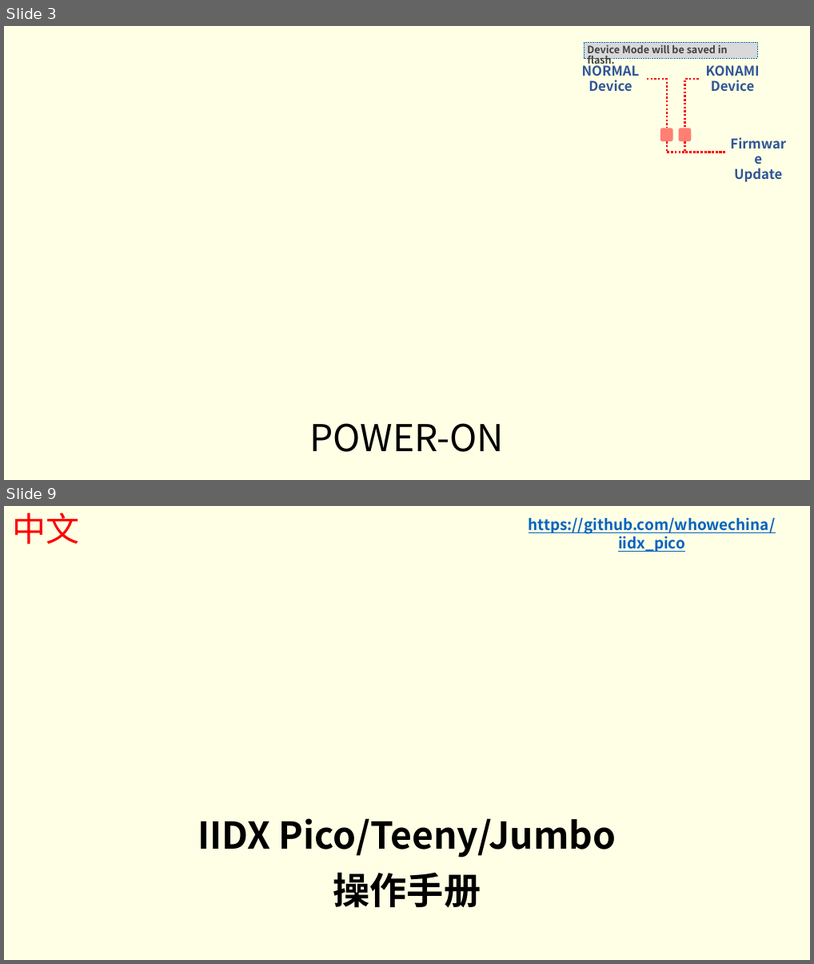
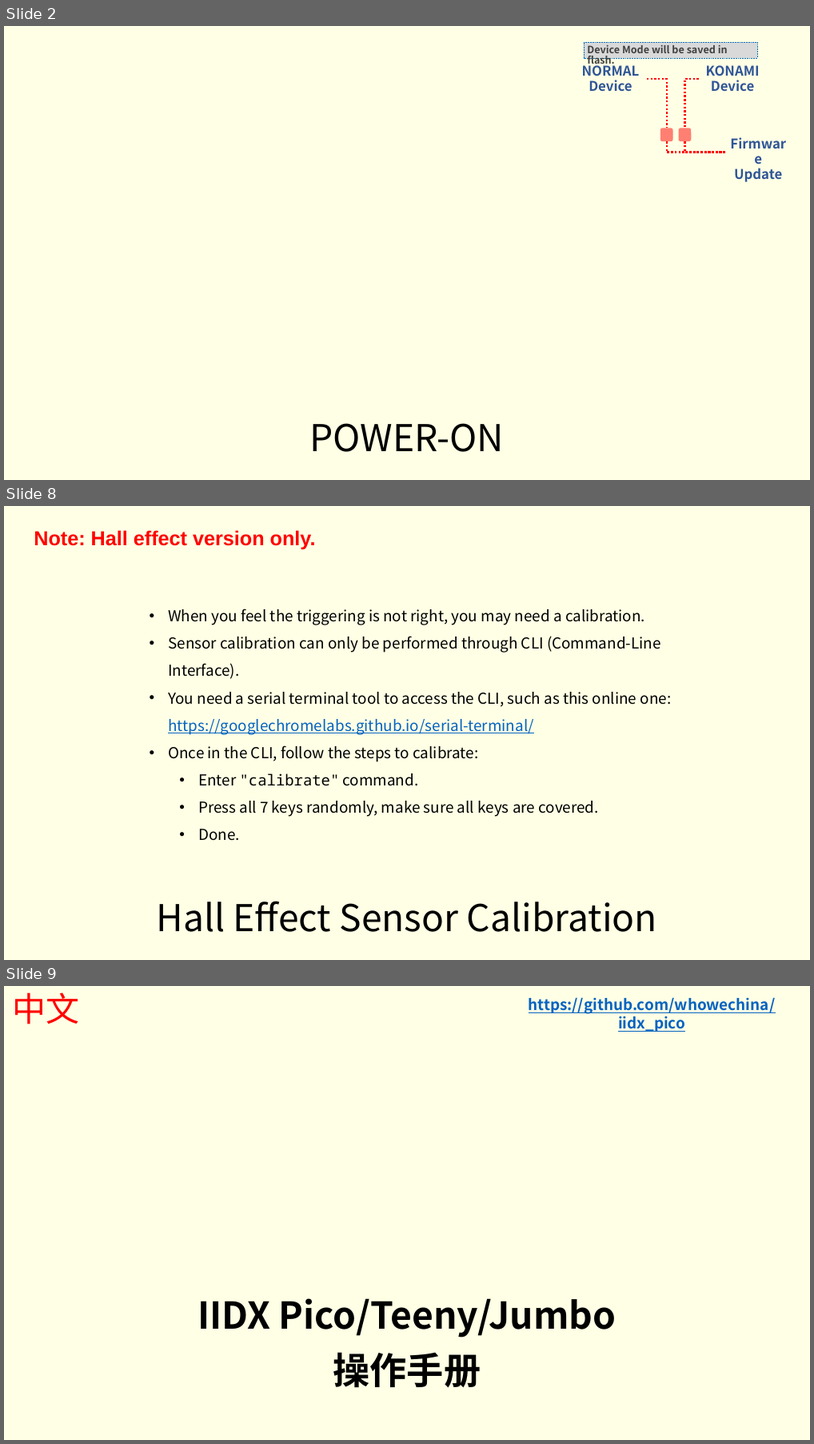
Before and after one commit to whowechina/iidx_pico, a slide deck: doc/IIDX_Pico_Manual.pptx. Shown one above the other, each under a label of ours: slides 3 and 9 before the commit, slides 2, 8 and 9 after it; the slides between them are not shown. The pictures are 814x964 and 814x1444 pixels, drawn with LibreOffice and Linux fonts; fonts in the diff are those of the drawing; background and template pictures are left out. Boxes give left, top, right and bottom in pixels: in the first picture for what was removed or moved away, otherwise in the second. Text is boxed around its words. In the diff, an @@ line names an element or a change of style, - is before the commit and + after.

```diff
--- a/doc/IIDX_Pico_Manual.pptx
+++ b/doc/IIDX_Pico_Manual.pptx
@@ slide 8 added at bbox=[4, 506, 810, 960], background #FFFFE5 @@
@@ text added at bbox=[34, 530, 316, 550], 24 pt, text #FF0000, bold @@
+Note: Hall effect version only.
@@ text added at bbox=[168, 608, 672, 840], 18 pt, text #000000 @@
+• When you feel the triggering is not right, you may need a calibration.
+• Sensor calibration can only be performed through CLI (Command-Line Interface).
+• You need a serial terminal tool to access the CLI, such as this online one:
+  https://googlechromelabs.github.io/serial-terminal/
+• Once in the CLI, follow the steps to calibrate:
+  • Enter "calibrate" command.
+  • Press all 7 keys randomly, make sure all keys are covered.
+  • Done.
@@ title added at bbox=[156, 900, 658, 932], 44 pt, text #000000 @@
+Hall Effect Sensor Calibration
@@ what was slide 3 is now slide 2 @@
```
Also in this commit, not shown: 10 slides changed, 9 other slides added, 1 slide removed.
